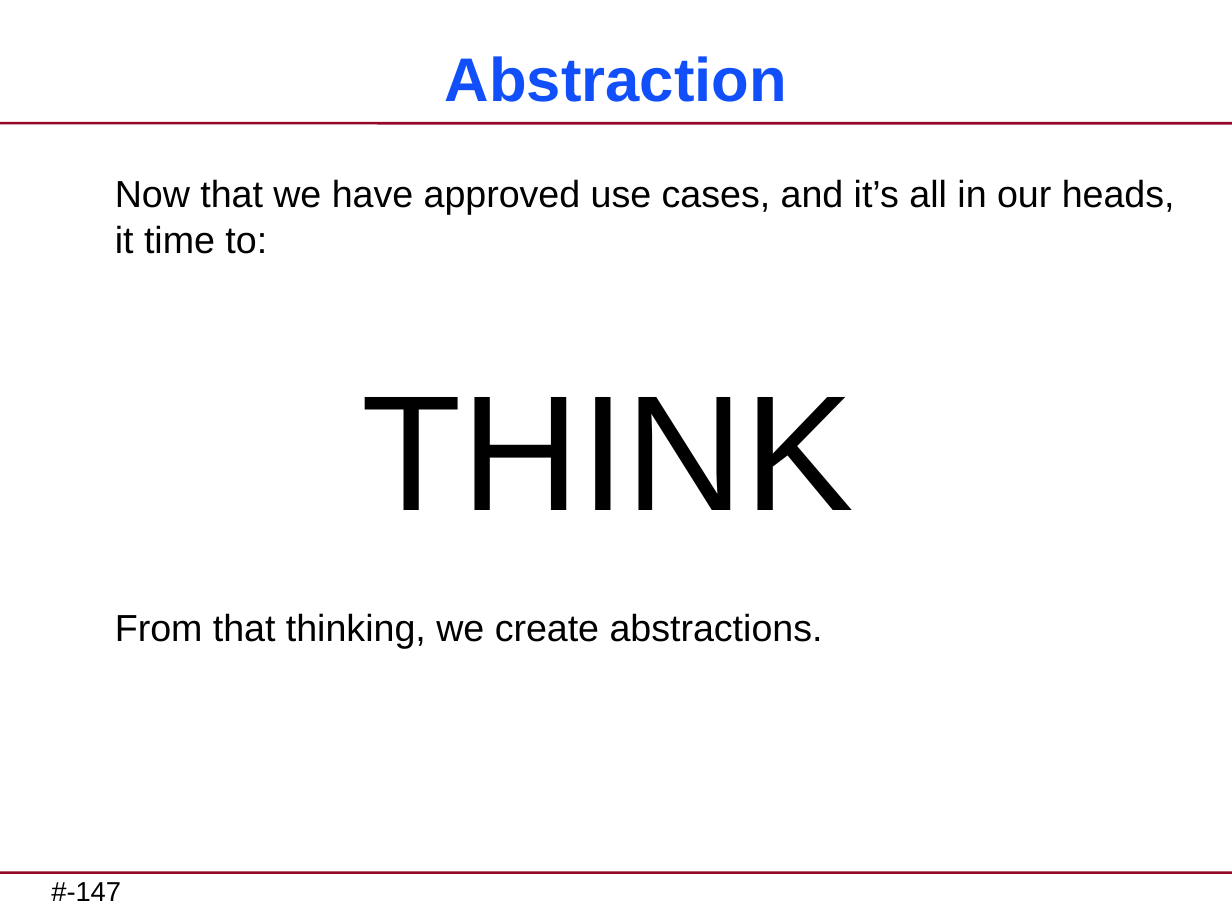
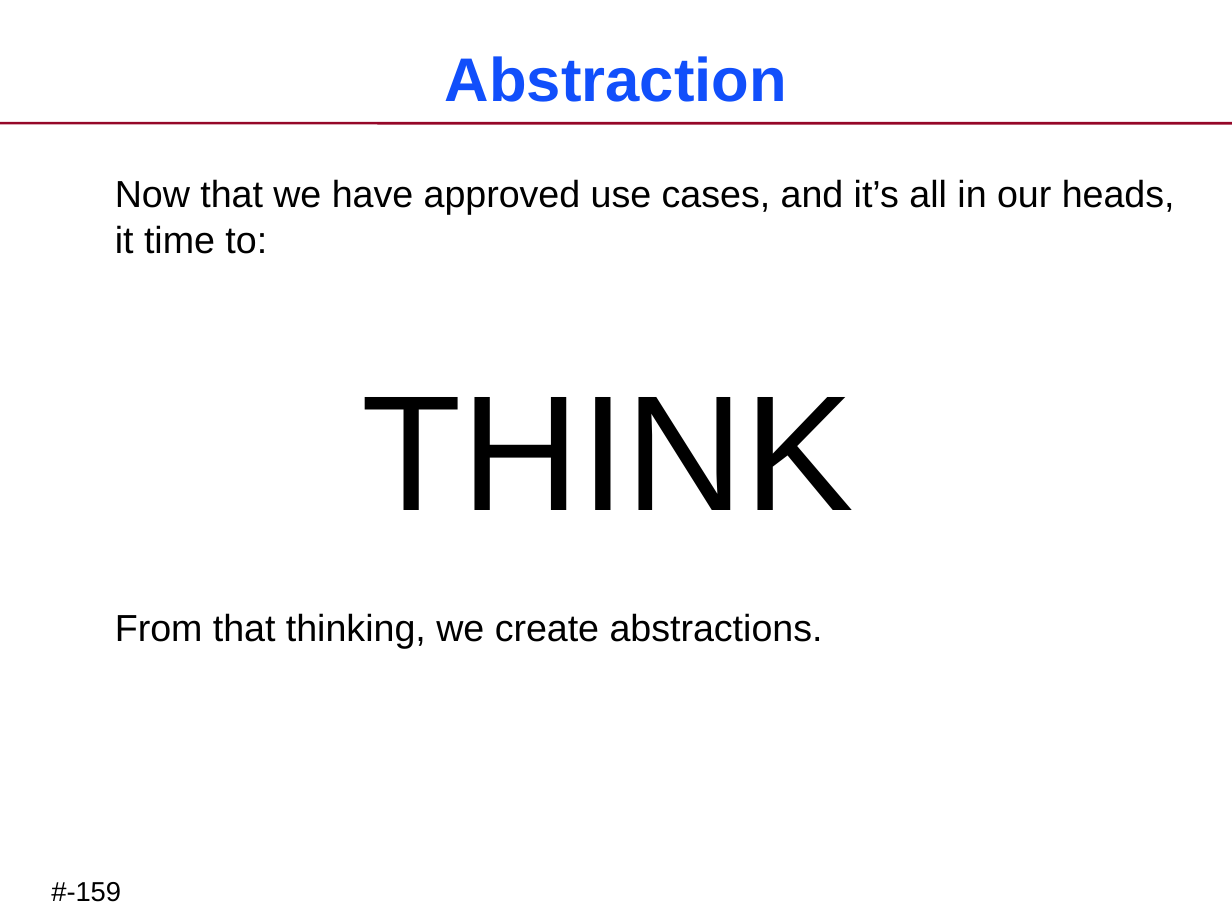
Before and after one commit to xtuml/training, a slide deck: slide 155 of courses/xtUML-Modeling/Requirements-Clarification/RequirementsClarification-CourseSlides.pptx (slide 147 before the commit). Drawn at 1232x924 pixels with LibreOffice and Linux fonts; fonts in the diff are those of the drawing. Boxes give left, top, right and bottom in pixels: in the first picture for what was removed or moved away, otherwise in the second. Text is boxed around its words. In the diff, an @@ line names an element or a change of style, - is before the commit and + after.

```diff
--- a/courses/xtUML-Modeling/Requirements-Clarification/RequirementsClarification-CourseSlides.pptx
+++ b/courses/xtUML-Modeling/Requirements-Clarification/RequirementsClarification-CourseSlides.pptx
@@ line removed from (0, 872) to (1232, 872) @@
@@ page number at (x1=51, y1=882, x2=121, y2=902): text changed @@
-#-147
+#-159
```
Also in this commit, not shown: 149 other slides changed, 8 slides added, 20 other files.
